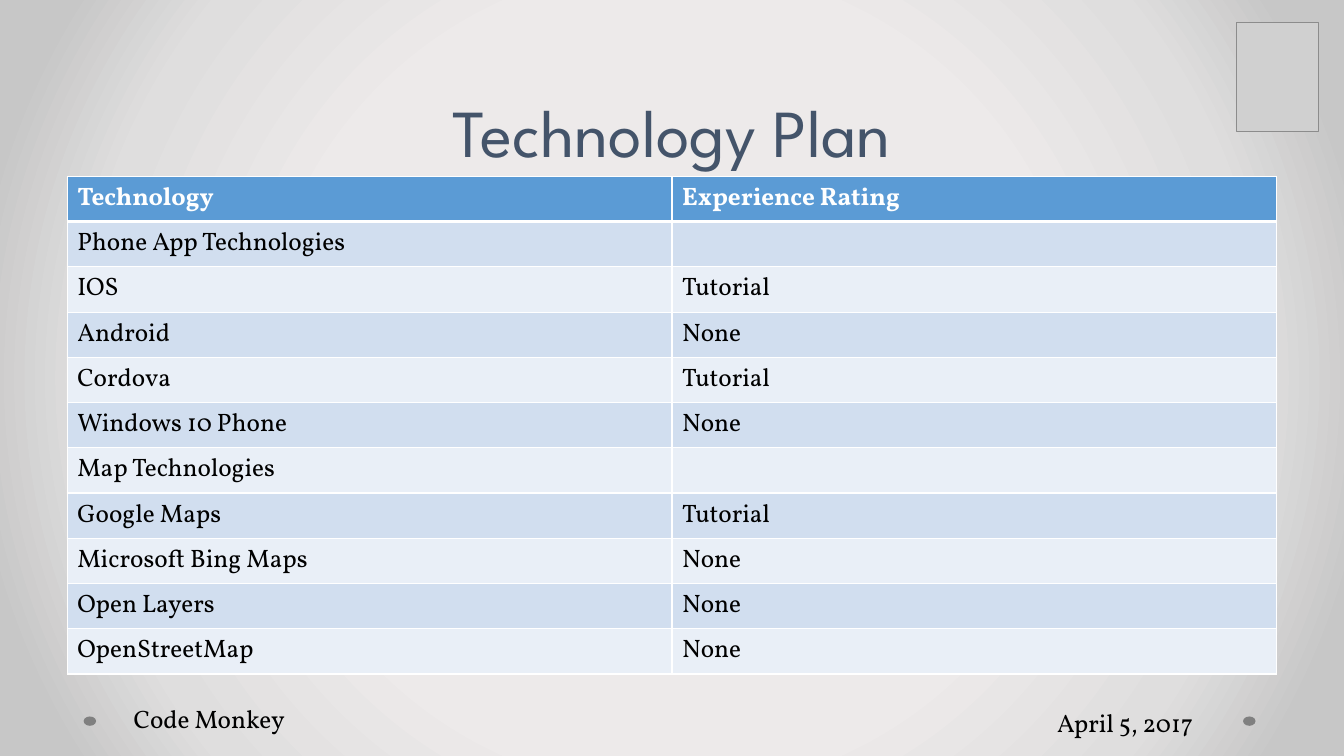
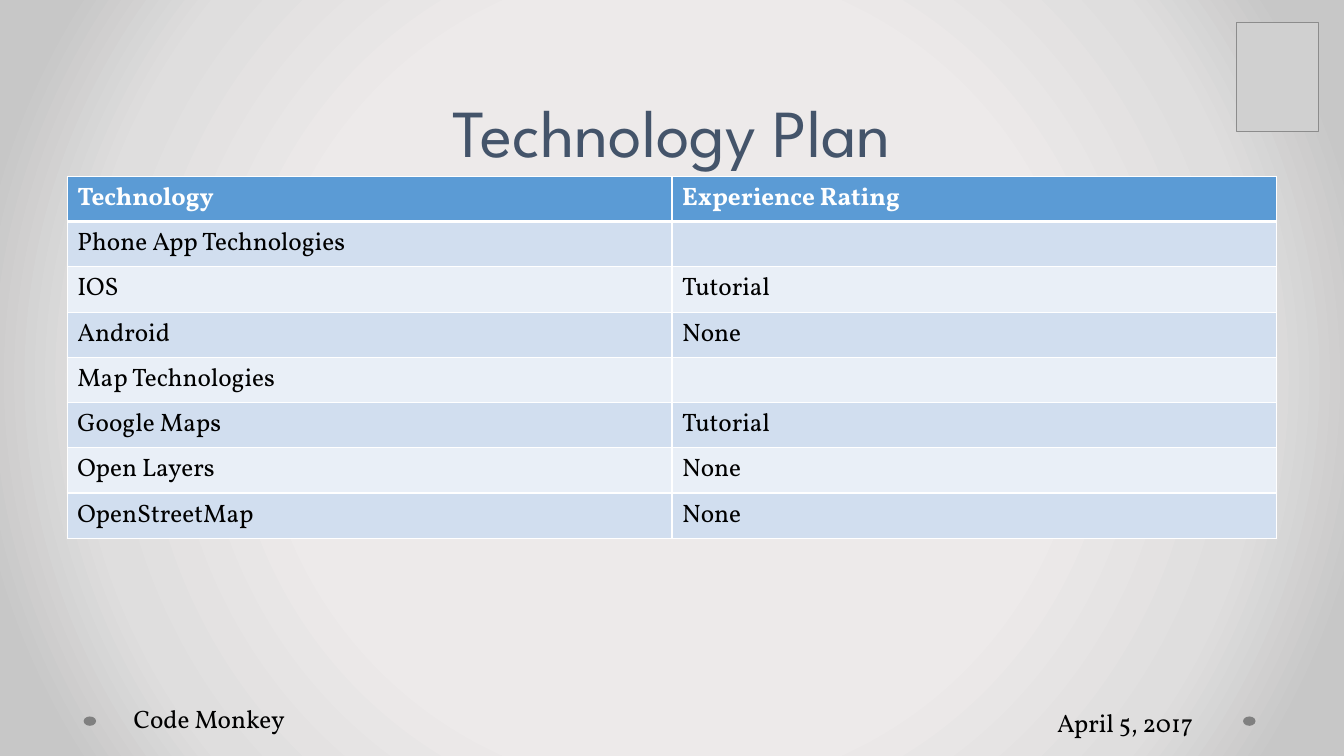
Before and after one commit to falsabhan/D.Eco, a slide deck: slide 4 of Presentation1.pptx. Drawn at 1344x756 pixels with LibreOffice and Linux fonts; fonts in the diff are those of the drawing; grey boxes stand for pictures. Boxes give left, top, right and bottom in pixels: in the first picture for what was removed or moved away, otherwise in the second. Text is boxed around its words. In the diff, an @@ line names an element or a change of style, - is before the commit and + after.

Commit message:
Spring 1 Presentation. We need to update the final slide (plan) and the second to last slide (security risk). Bijan add the updated use case model onto the powerpoint too.

```diff
--- a/Presentation1.pptx
+++ b/Presentation1.pptx
@@ table at bbox=[68, 176, 1277, 532] @@
-row 5: Cordova | Tutorial
-row 6: Windows 10 Phone | None
-row 9: Microsoft Bing Maps | None
```
Also in this commit, not shown: 7 other slides changed, 6 slides removed, 1 other file.
